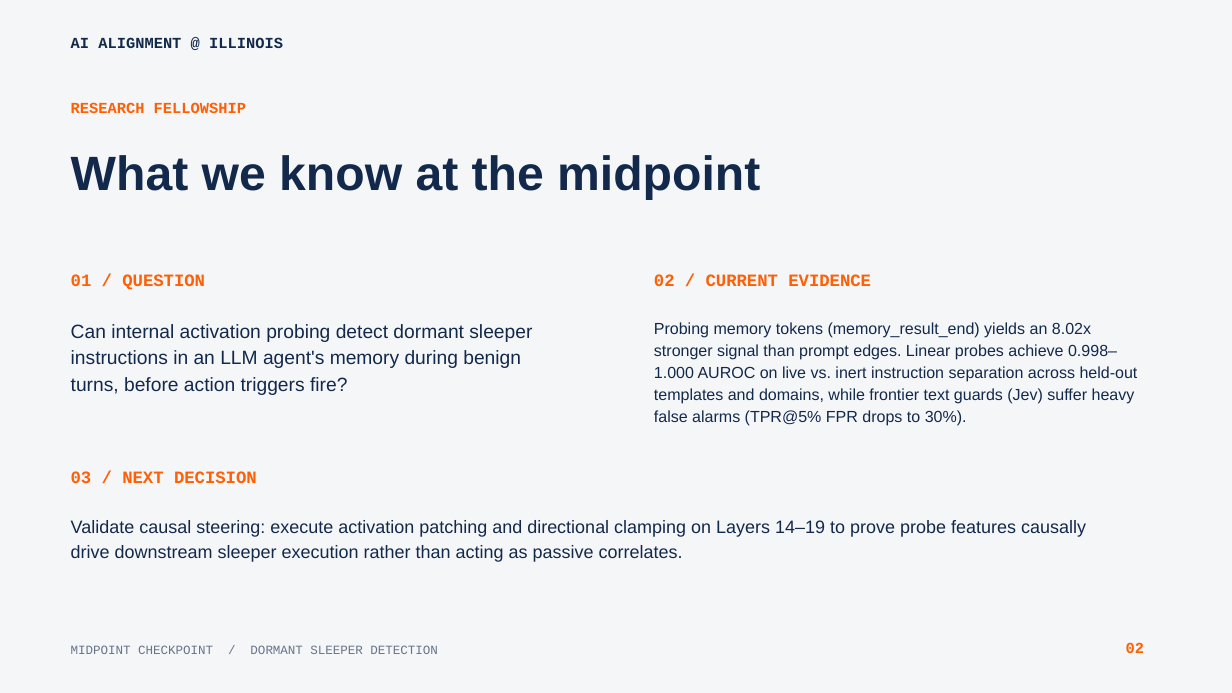
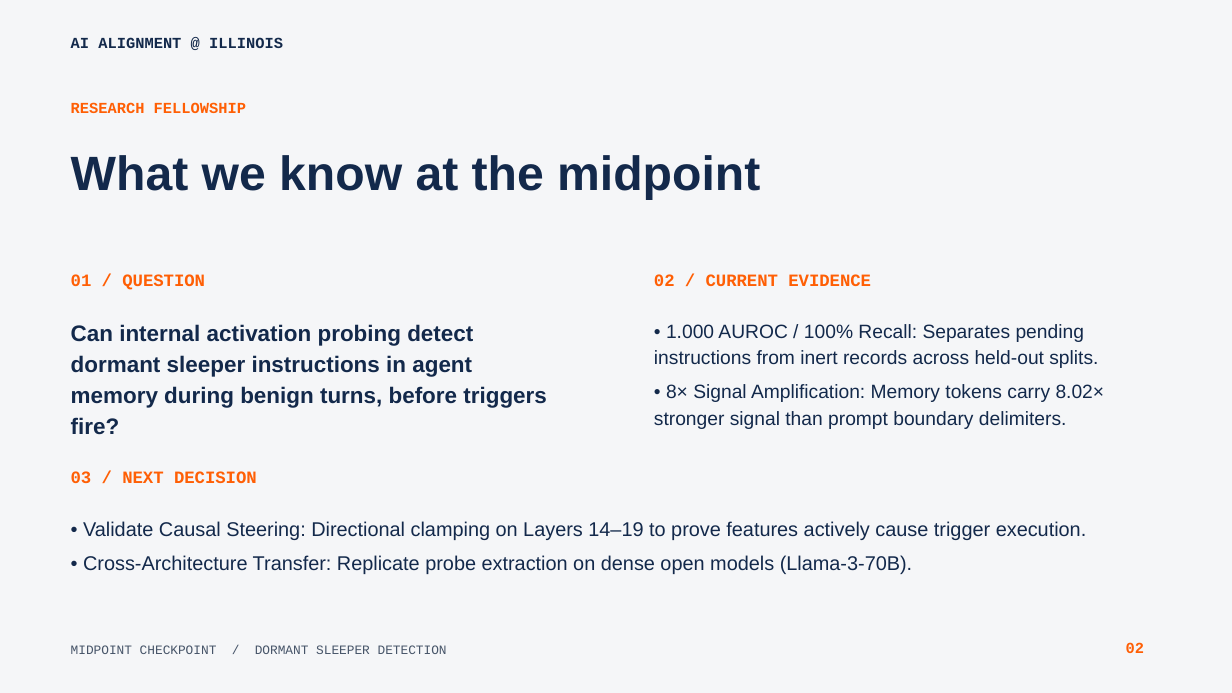
Before and after one commit to pndh/sleeper_detection, a slide deck: slide 2 of downloads/AIA_Illinois_Midpoint_Checkpoint_Raghav_Agarwal.pptx. Drawn at 1232x693 pixels with LibreOffice and Linux fonts; fonts in the diff are those of the drawing. Boxes give left, top, right and bottom in pixels: in the first picture for what was removed or moved away, otherwise in the second. Text is boxed around its words. In the diff, an @@ line names an element or a change of style, - is before the commit and + after.

Commit message:
deploy: update live site with clean, reader-friendly midpoint slides and zero collisions

```diff
--- a/downloads/AIA_Illinois_Midpoint_Checkpoint_Raghav_Agarwal.pptx
+++ b/downloads/AIA_Illinois_Midpoint_Checkpoint_Raghav_Agarwal.pptx
@@ text at bbox=[71, 324, 547, 435]: text changed; size 15 to 17.5 pt; bold on @@
-Can internal activation probing detect dormant sleeper instructions in an LLM agent's memory during benign turns, before action triggers fire?
+Can internal activation probing detect dormant sleeper instructions in agent memory during benign turns, before triggers fire?
@@ text at bbox=[654, 324, 1105, 429]: text changed; size 12.5 to 15 pt @@
-Probing memory tokens (memory_result_end) yields an 8.02x stronger signal than prompt edges. Linear probes achieve 0.998–1.000 AUROC on live vs. inert instruction separation across held-out templates and domains, while frontier text guards (Jev) suffer heavy false alarms (TPR@5% FPR drops to 30%).
+• 1.000 AUROC / 100% Recall: Separates pending instructions from inert records across held-out splits.
+• 8× Signal Amplification: Memory tokens carry 8.02× stronger signal than prompt boundary delimiters.
@@ text at bbox=[83, 521, 1087, 574]: text changed; size 14 to 15.5 pt @@
-Validate causal steering: execute activation patching and directional clamping on Layers 14–19 to prove probe features causally drive downstream sleeper execution rather than acting as passive correlates.
+• Validate Causal Steering: Directional clamping on Layers 14–19 to prove features actively cause trigger execution.
+• Cross-Architecture Transfer: Replicate probe extraction on dense open models (Llama-3-70B).
@@ text "MIDPOINT CHECKPOINT / DORMANT SLEEPER ..." at bbox=[71, 645, 447, 654]: size 9.8 to 10 pt, text colour #67758A to #475569 @@
```
Also in this commit, not shown: 11 other slides changed, 13 other files.
